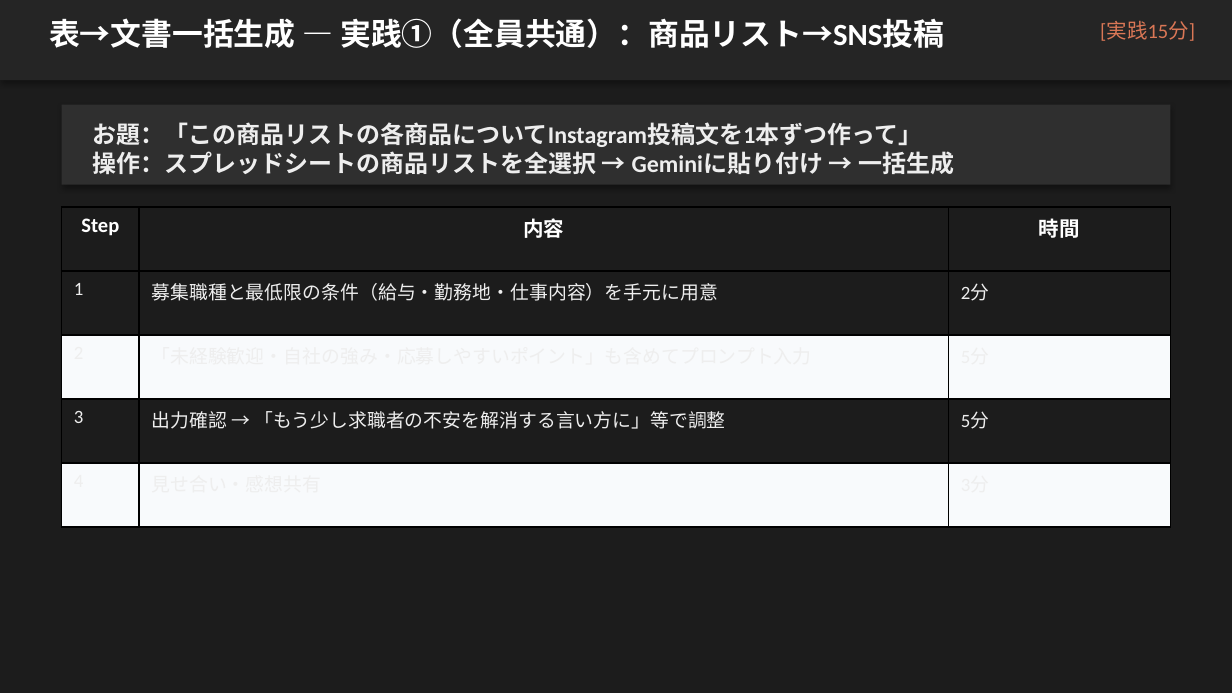
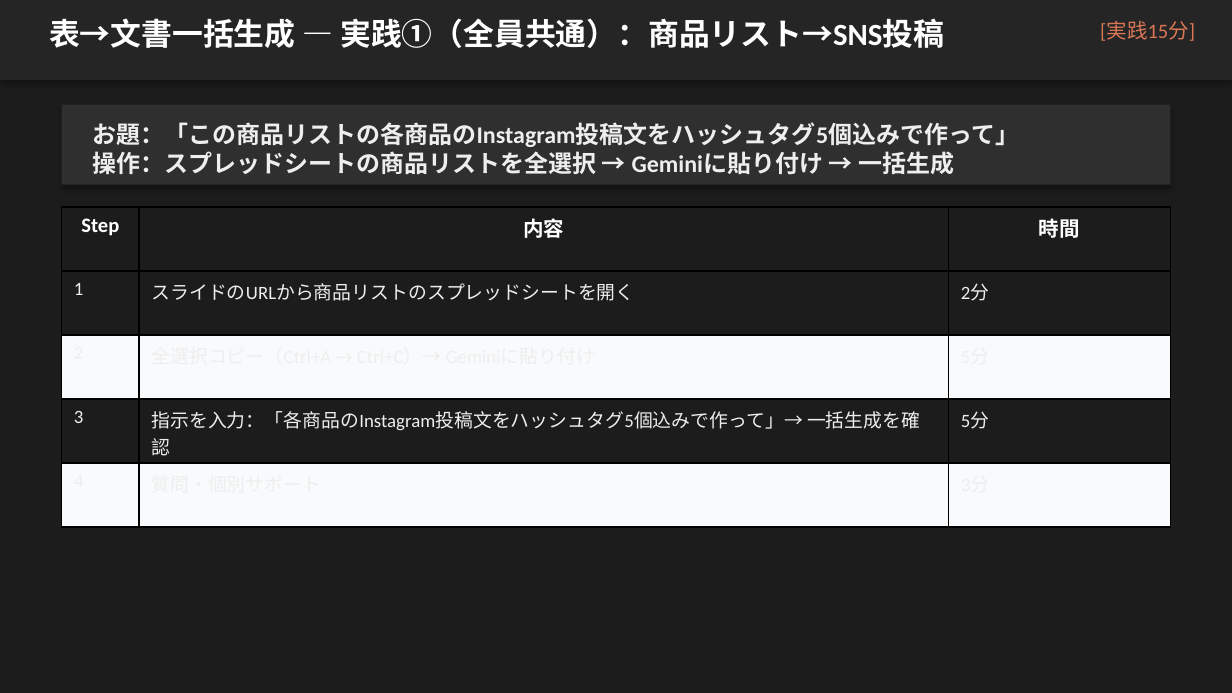
Before and after one commit to zatune-gif/kurashi-no-dodai-log, a slide deck: slide 13 of 00-01_han-ai/training-materials/course02_jissen_bunsho.pptx. Drawn at 1232x693 pixels with LibreOffice and Linux fonts; fonts in the diff are those of the drawing. Boxes give left, top, right and bottom in pixels: in the first picture for what was removed or moved away, otherwise in the second. Text is boxed around its words. In the diff, an @@ line names an element or a change of style, - is before the commit and + after.

```diff
--- a/00-01_han-ai/training-materials/course02_jissen_bunsho.pptx
+++ b/00-01_han-ai/training-materials/course02_jissen_bunsho.pptx
@@ text at (92,122,1019,147): text changed @@
-お題：「この商品リストの各商品についてInstagram投稿文を1本ずつ作って」
+お題：「この商品リストの各商品のInstagram投稿文をハッシュタグ5個込みで作って」
@@ table at (62,207,1170,527) @@
-row 2, column 2: 募集職種と最低限の条件（給与・勤務地・仕事内容）を手元に用意
+row 2, column 2: スライドのURLから商品リストのスプレッドシートを開く
-row 3, column 2: 「未経験歓迎・自社の強み・応募しやすいポイント」も含めてプロンプト入力
+row 3, column 2: 全選択コピー（Ctrl+A → Ctrl+C）→ Geminiに貼り付け
-row 4, column 2: 出力確認 → 「もう少し求職者の不安を解消する言い方に」等で調整
+row 4, column 2: 指示を入力：「各商品のInstagram投稿文をハッシュタグ5個込みで作って」→ 一括生成を確認
-row 5, column 2: 見せ合い・感想共有
+row 5, column 2: 質問・個別サポート
```
Also in this commit, not shown: 6 other slides changed, 7 other files.
